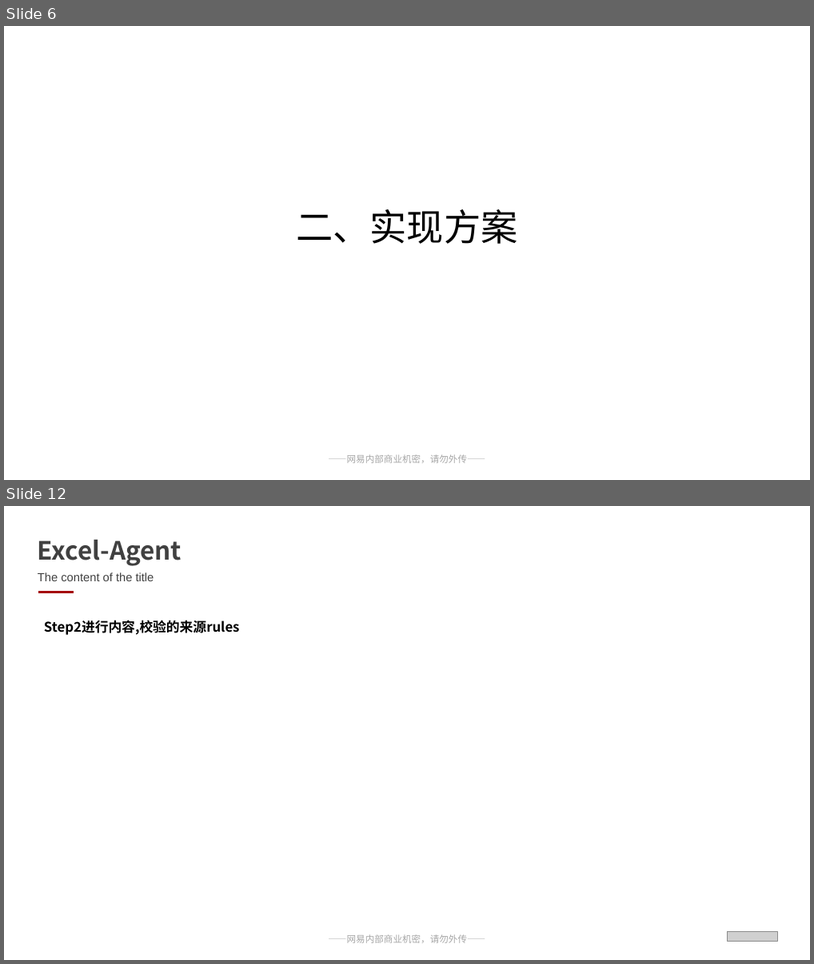
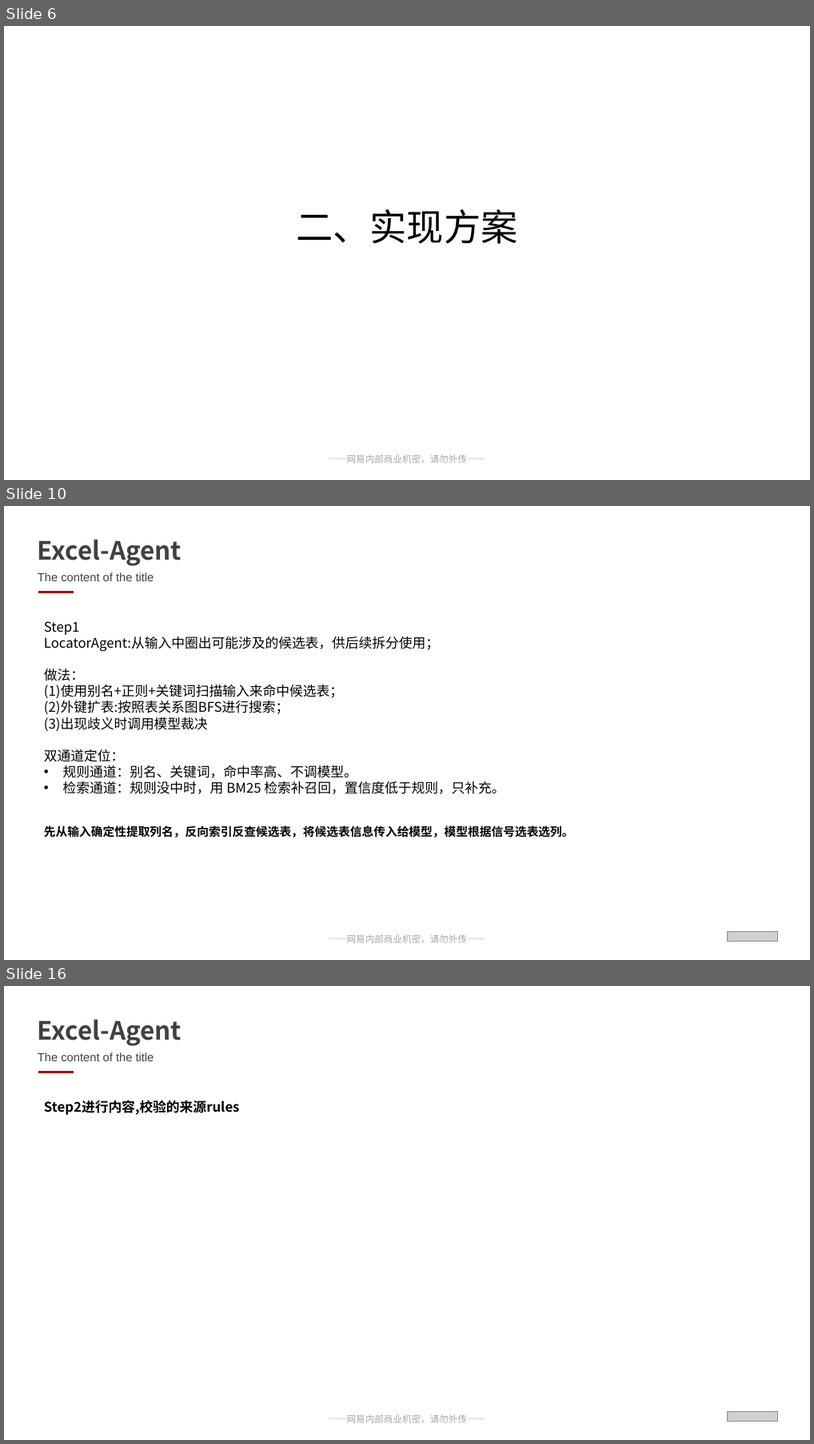
Before and after one commit to Rainwind57/ExcelAgent_And_Merge, a slide deck: 网易互娱通用PPT模板（含保密）.pptx. Shown one above the other, each under a label of ours: slides 6 and 12 before the commit, slides 6, 10 and 16 after it; the slides between them are not shown. The pictures are 814x964 and 814x1444 pixels, drawn with LibreOffice and Linux fonts; fonts in the diff are those of the drawing; grey boxes stand for pictures. Boxes give left, top, right and bottom in pixels: in the first picture for what was removed or moved away, otherwise in the second. Text is boxed around its words. In the diff, an @@ line names an element or a change of style, - is before the commit and + after.

```diff
--- a/网易互娱通用PPT模板（含保密）.pptx
+++ b/网易互娱通用PPT模板（含保密）.pptx
@@ slide 10 added at [4,506,810,960], background #FFFFFF; not listed: 1 template element that a slide beside it also shows @@
@@ text added at [38,540,182,566], 30 pt, text #404040, bold @@
+Excel-Agent
@@ text added at [38,572,154,581], 14 pt, text #404040 @@
+The content of the title
@@ line added from (38, 592) to (73, 592), #A50A0D 2 pt @@
@@ text added at [44,621,574,837], 16 pt, text #000000 @@
+Step1
+LocatorAgent:从输入中圈出可能涉及的候选表，供后续拆分使用；
+做法：
+(1)使用别名+正则+关键词扫描输入来命中候选表；
+(2)外键扩表:按照表关系图BFS进行搜索；
+(3)出现歧义时调用模型裁决
+双通道定位：
+• 规则通道：别名、关键词，命中率高、不调模型。
+• 检索通道：规则没中时，用 BM25 检索补召回，置信度低于规则，只补充。
+先从输入确定性提取列名，反向索引反查候选表，将候选表信息传入给模型，模型根据信号选表选列。
@@ picture added at [727,932,778,940] @@
@@ what was slide 12 is now slide 16 @@
```
Also in this commit, not shown: 7 slides changed, 4 other slides added, 1 slide removed, 11 other files.
